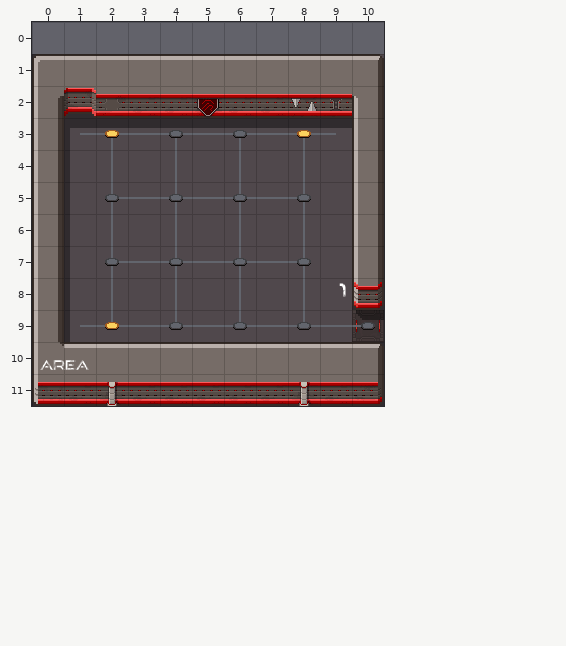
Two versions of a level (Tiled map, cocos/Code/assets/resources/map/map_3-1-N-1.tmx). Above is the file before it was changed.
Cells are 32x32 px. Shown: x 0..10, y 0..11. The old version is drawn lined up with the new one.
After the commit:
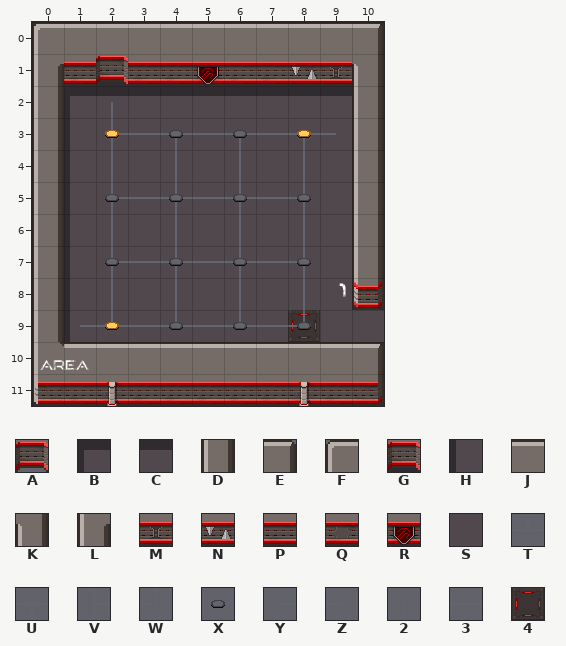
Key: from "alien_spaceship_tileset2": A 2, B 12, C 21, D 27, E 31, F 33, G 35, H 42, J 52, K 61, L 62, M 103, N 105, P 110, Q 113, R 115, S 150, T 158, U 158 turned 180, V 158 turned 90, W 159 turned 270, X 167, Y 169, Z 169 turned 180, 2 169 turned 90, 3 178 turned 90, 4 182.
_ is an empty cell, # one hidden under a higher layer, . an unchanged one.
See-through tiles are keyed as they look on the map.
From old to new:
map size 11x11 -> 11x12 cells (old content now starts at 0,1; both pictures use the new coordinates)
--- layer "floor"
@@ x 0..10 @@
- 0 _........._
+ 0 S.........S
--- layer "sh"
@@ x 0..10 @@
- 0 _........._
- 1 G._........
- 2 .G#_______.
- 3 .BCCCCCCCC.
+ 0 G.........G
+ 1 _.G........
+ 2 .BCCCCCCCC.
+ 3 .H________.
--- layer "wall"
@@ x 0..10 @@
- 0 ___________
- 1 FJJJJJJJJJE
- 2 LAQPPRPPNMK
+ 0 FJJJJJJJJJE
+ 1 LPAPPRPPNMK
+ 2 D_________D
@@ x 8..10 @@
- 9 _._
+ 9 4.S
--- layer "line"
@@ x 1..2 @@
- 2 ._
- 3 YU
+ 2 .2
+ 3 _V
@@ x 8..10 @@
- 9 T3Z
+ 9 W__
--- layer "point"
@@ x 10..10 @@
- 9 X
+ 9 _
